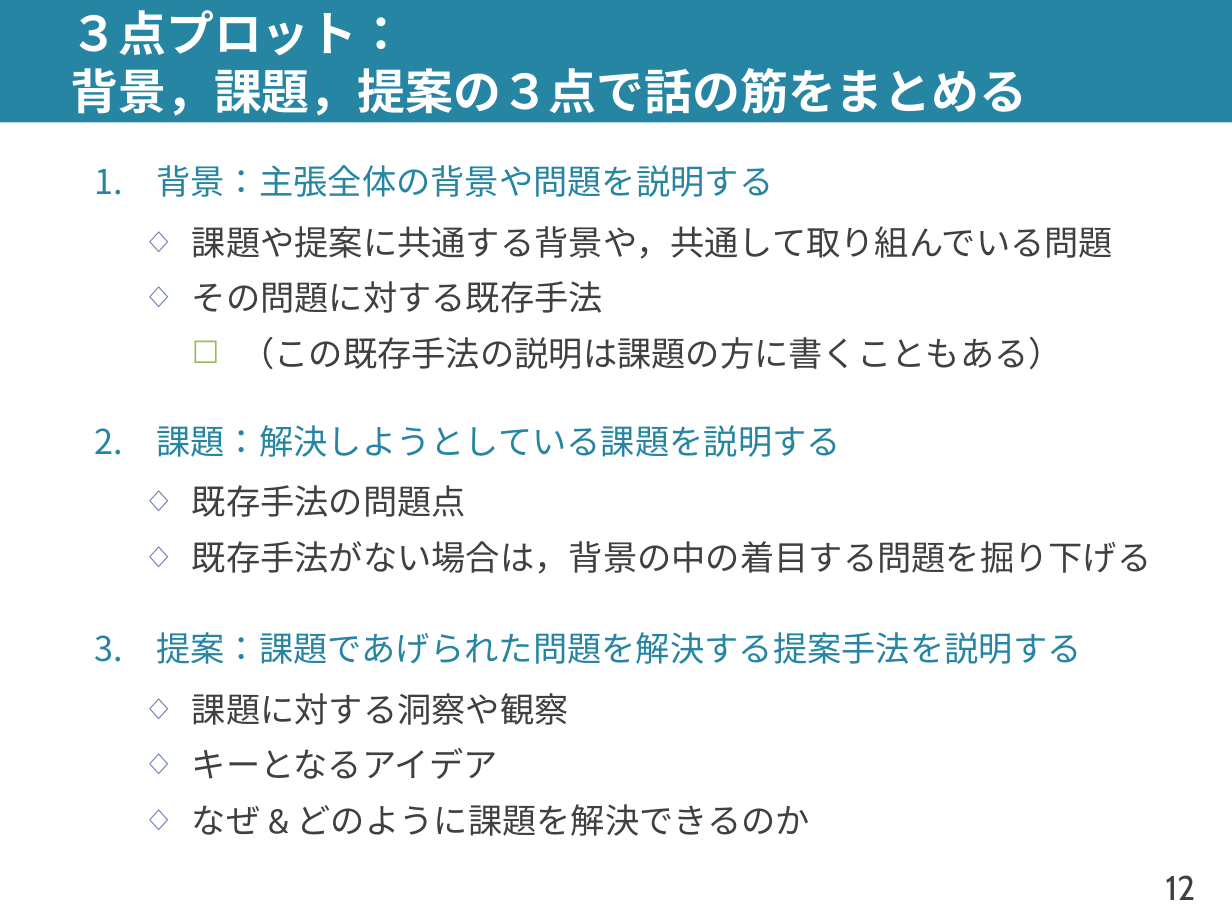
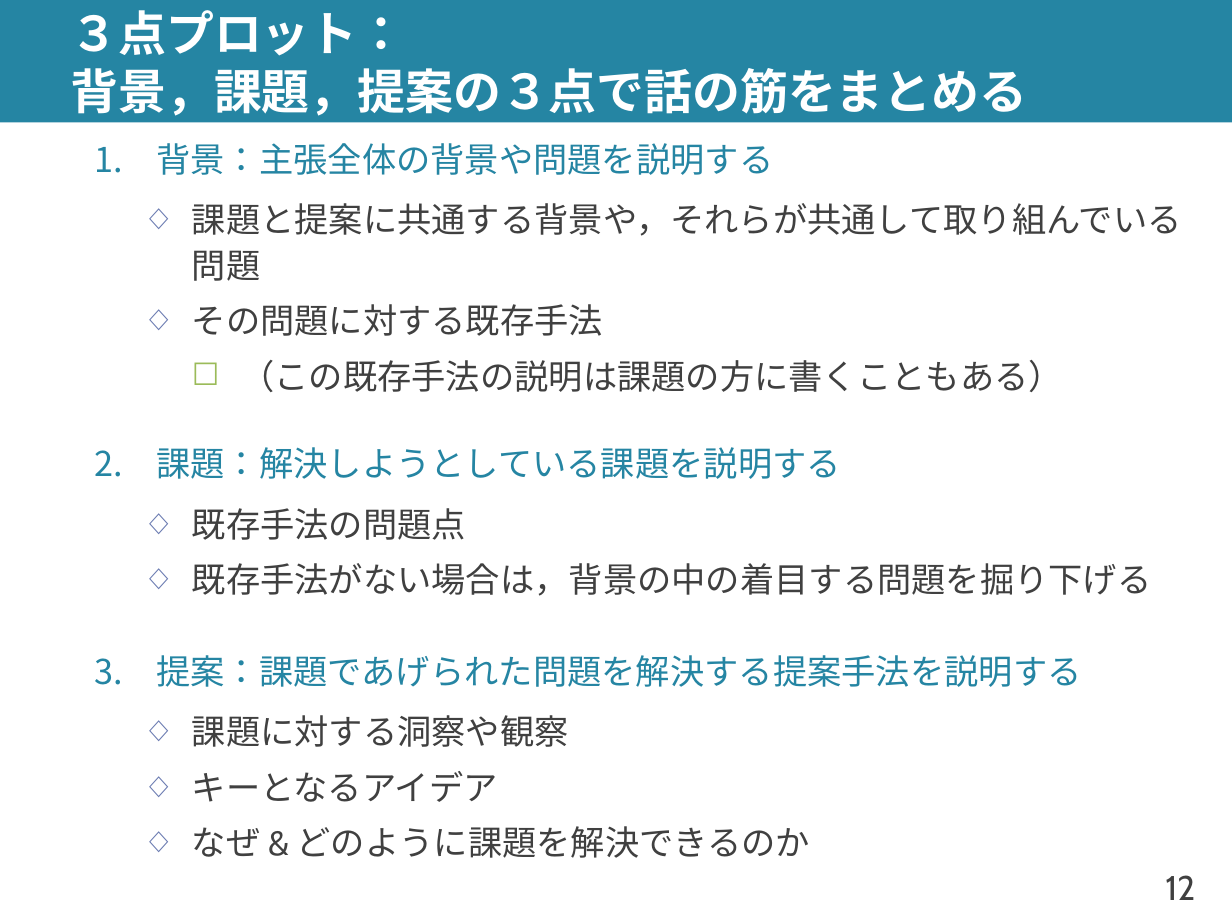
Before and after one commit to shioya-lab/how-to, a slide deck: slide 12 of plot.pptx. Drawn at 1232x924 pixels with LibreOffice and Linux fonts; fonts in the diff are those of the drawing. Boxes give left, top, right and bottom in pixels: in the first picture for what was removed or moved away, otherwise in the second. Text is boxed around its words. In the diff, an @@ line names an element or a change of style, - is before the commit and + after.

```diff
--- a/plot.pptx
+++ b/plot.pptx
@@ text at <box>192,203,1182,281</box>: text changed @@
-  ◇ 課題や提案に共通する背景や，共通して取り組んでいる問題
+  ◇ 課題と提案に共通する背景や，それらが共通して取り組んでいる問題
```
Also in this commit, not shown: 10 other slides changed, 4 slides added, 1 other file.
